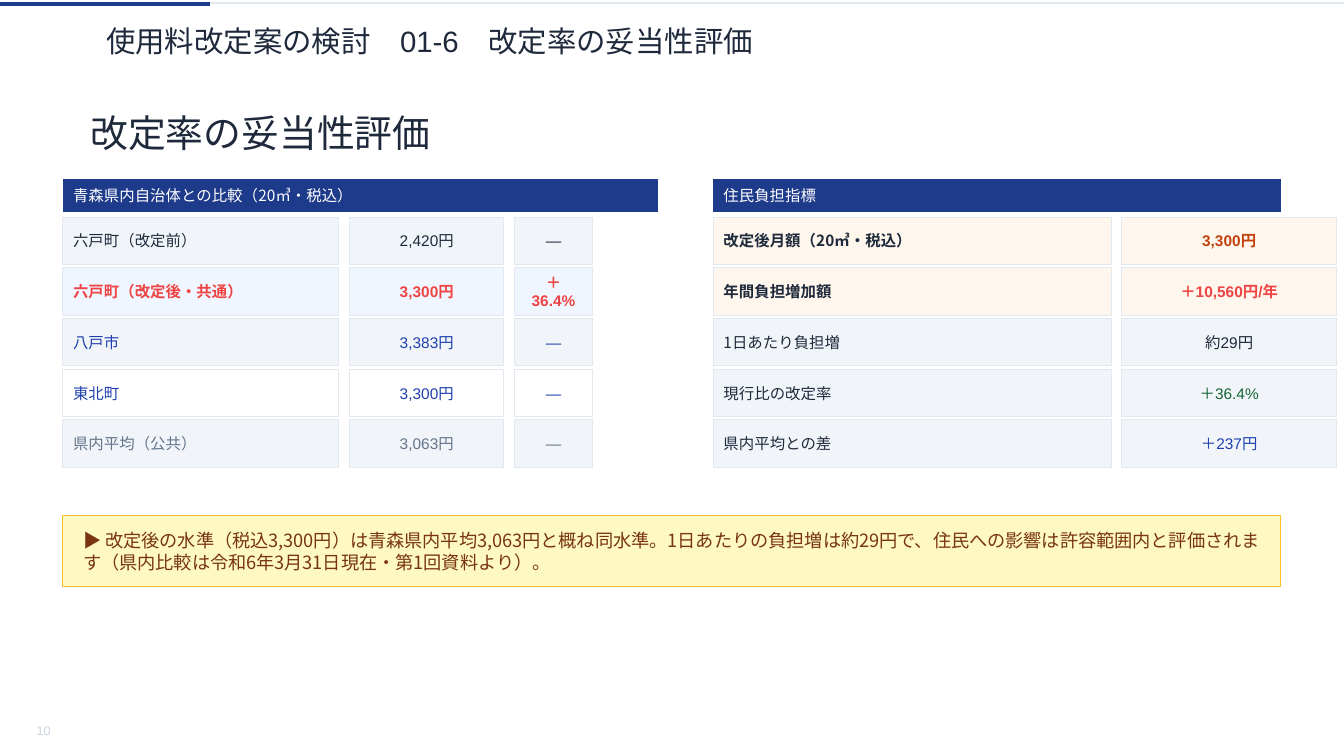
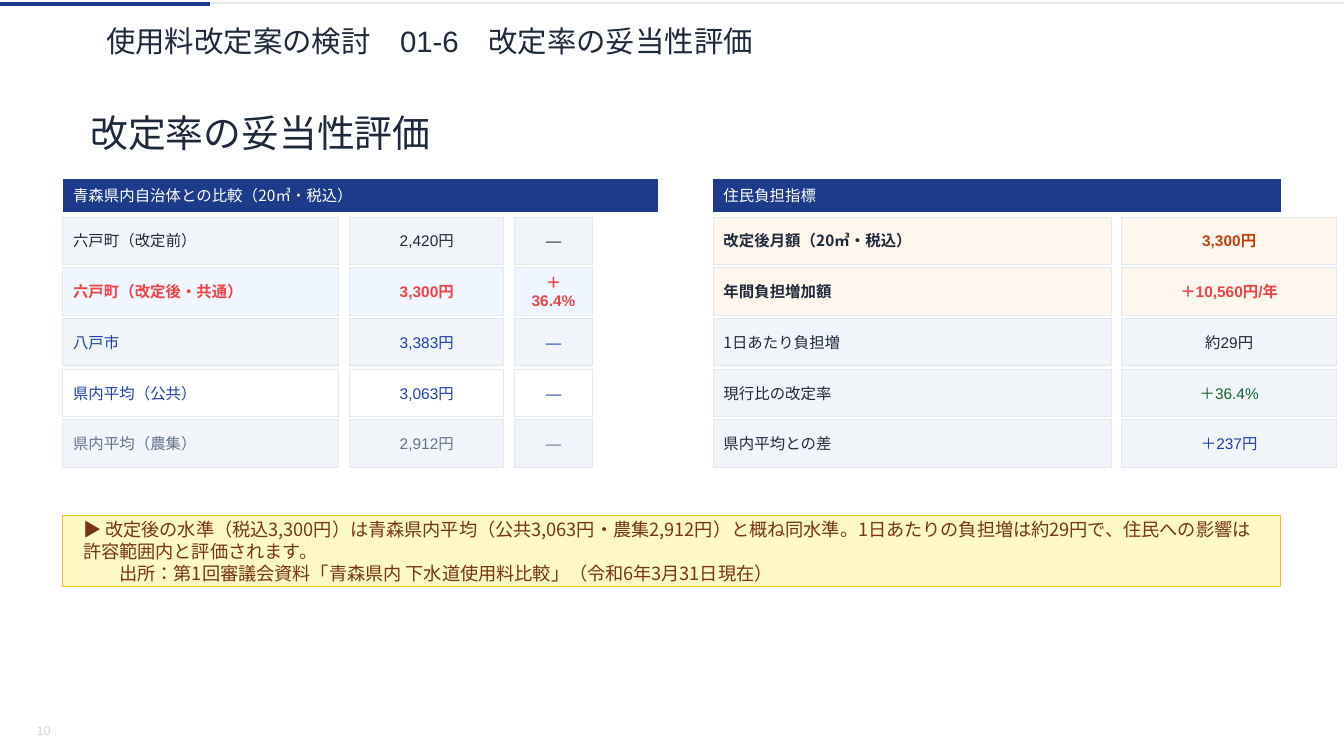
Before and after one commit to ryowakayama-gif/repository, a slide deck: slide 10 of rokko_sewage_council/output/六戸町_第2回審議会資料.pptx. Drawn at 1344x756 pixels with LibreOffice and Linux fonts; fonts in the diff are those of the drawing. Boxes give left, top, right and bottom in pixels: in the first picture for what was removed or moved away, otherwise in the second. Text is boxed around its words. In the diff, an @@ line names an element or a change of style, - is before the commit and + after.

```diff
--- a/rokko_sewage_council/output/六戸町_第2回審議会資料.pptx
+++ b/rokko_sewage_council/output/六戸町_第2回審議会資料.pptx
@@ text in freeform shape at (73, 386, 197, 401): text changed @@
-東北町
+県内平均（公共）
@@ text in freeform shape at (400, 387, 454, 401): text changed @@
-3,300円
+3,063円
@@ text in freeform shape at (73, 436, 197, 451): text changed @@
-県内平均（公共）
+県内平均（農集）
@@ text in freeform shape at (400, 437, 454, 451): text changed @@
-3,063円
+2,912円
@@ text in freeform shape at (83, 520, 1250, 582): text changed @@
-▶ 改定後の水準（税込3,300円）は青森県内平均3,063円と概ね同水準。1日あたりの負担増は約29円で、住民への影響は許容範囲内と評価されます（県内比較は令和6年3月31日現在・第1回資料より）。
+▶ 改定後の水準（税込3,300円）は青森県内平均（公共3,063円・農集2,912円）と概ね同水準。1日あたりの負担増は約29円で、住民への影響は許容範囲内と評価されます。
+出所：第1回審議会資料「青森県内 下水道使用料比較」（令和6年3月31日現在）
```
Also in this commit, not shown: 13 other slides changed, 5 other files.
